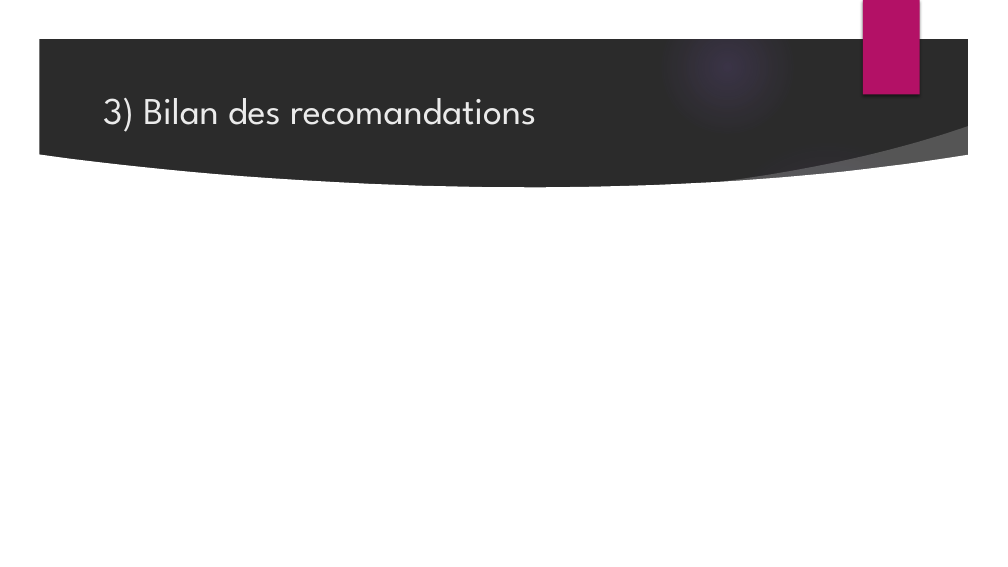
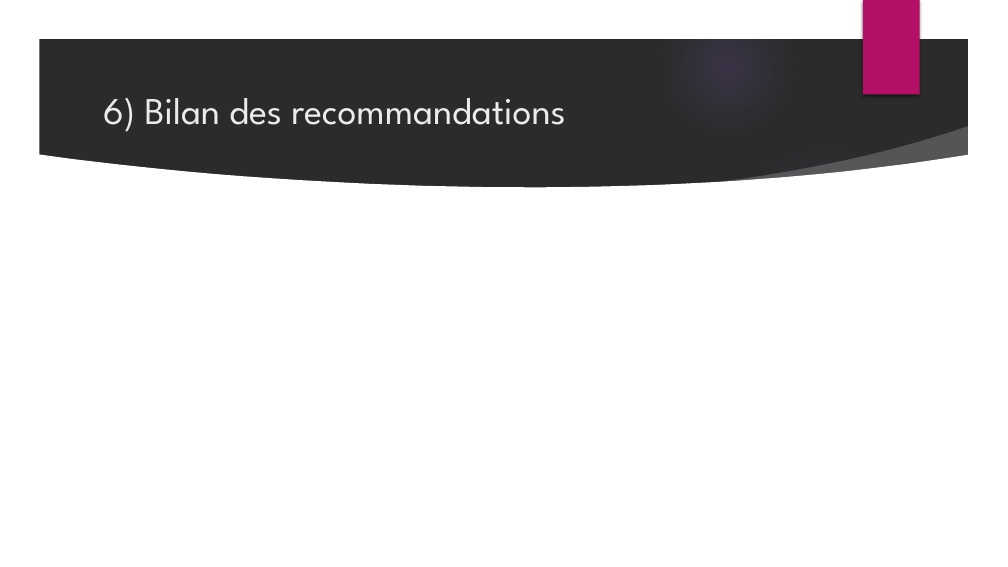
Before and after one commit to ThibaultDieudonne/Paris-Trees-Insights, a slide deck: slide 18 of P2_01_presentation.pptx (slide 14 before the commit). Drawn at 1008x567 pixels with LibreOffice and Linux fonts; fonts in the diff are those of the drawing; background and template pictures are left out; a plain dark background stands for a picture behind light text. Boxes give left, top, right and bottom in pixels: in the first picture for what was removed or moved away, otherwise in the second. Text is boxed around its words. In the diff, an @@ line names an element or a change of style, - is before the commit and + after.

```diff
--- a/P2_01_presentation.pptx
+++ b/P2_01_presentation.pptx
@@ title at (103, 98, 565, 132): text changed @@
-3) Bilan des recomandations
+6) Bilan des recommandations
```
Also in this commit, not shown: 2 other slides changed, 4 slides added, 16 other files.
